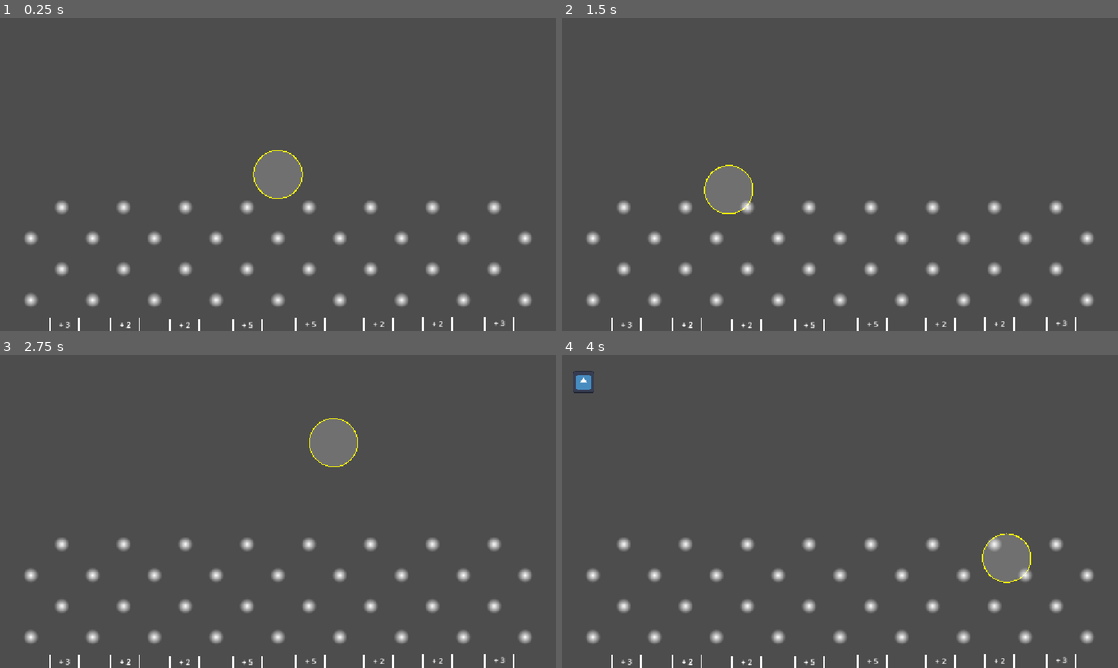
Above: before the commit, frames 1-4 (two rows, left to right).
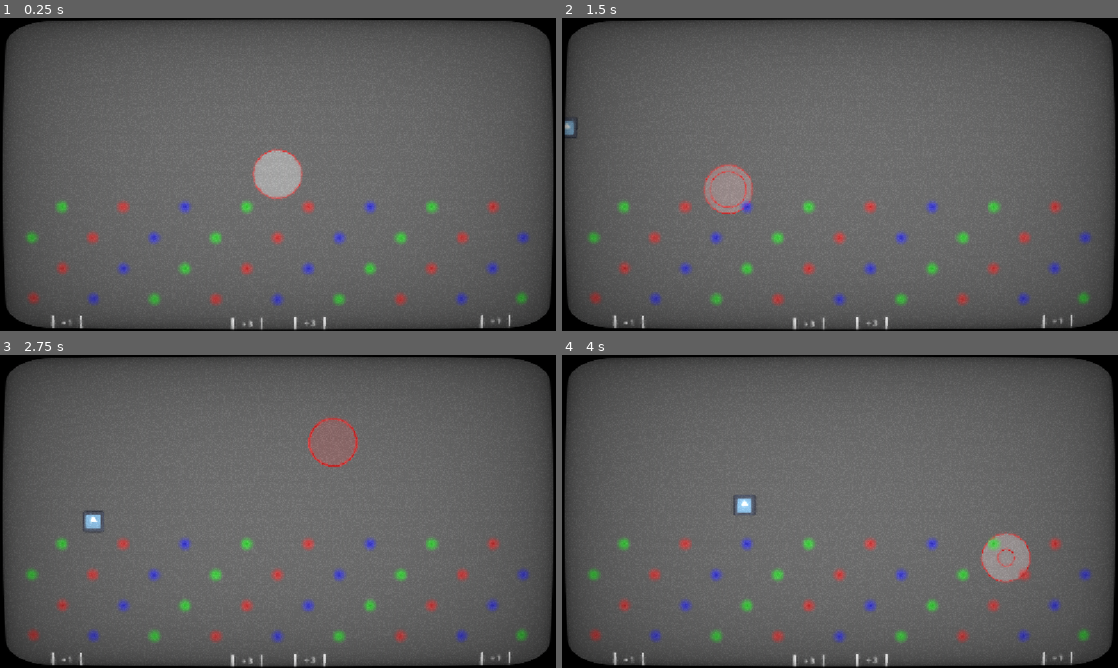
Above: after the commit, the same moments.

Repository: Evelyn-Hill/gravity-pen
Game: Godot game, scene res://scenes/core/main.tscn
Same seed, same stepped clock (60 frames per second), same inputs: the game is played once before the commit and once after it. The engine's default icon, where the game draws it, is replaced by a stand-in: a white triangle on a blue panel in a dark square.
Inputs (mouse positions are in pixels of both pictures, inside the frame that each line leads up to):
- Up to frame 1 (0.25 s): no input
- Up to frame 2 (1.5 s): tap Enter at 0.5 s; move the mouse to (962, 158) at 0.52 s; press the mouse at (962, 158) at 0.53 s; move the mouse to (728, 190) at 1.27 s; release the mouse at (728, 190) at 1.28 s; click (728, 190) at 1.35 s
- Up to frame 3 (2.75 s): move the mouse to (333, 442) at 2.02 s; press the mouse at (333, 442) at 2.03 s
- Up to frame 4 (4 s): move the mouse to (812, 574) at 2.77 s; release the mouse at (812, 574) at 2.78 s; click (812, 574) at 2.85 s; move the mouse to (1006, 558) at 3.52 s; press the mouse at (1006, 558) at 3.53 s

The runs differ from the first frame. In frame 1, 41% of the frame differs, in the area x 0-100%, y 0-100%; in frame 2, 41%; in frame 3, 41%; in frame 4, 42%.

Commit message:
More progress i forget

Diff:
--- a/scenes/core/main.tscn
+++ b/scenes/core/main.tscn
@@ -1,9 +1,34 @@
-[gd_scene load_steps=5 format=3 uid="uid://dpio6p7g4fwp3"]
+[gd_scene load_steps=7 format=3 uid="uid://dpio6p7g4fwp3"]
 
 [ext_resource type="Script" uid="uid://bpq4s08bnspwu" path="res://src/core/main.gd" id="1_2dmjg"]
 [ext_resource type="Script" uid="uid://bknco5ltjlr61" path="res://src/gameplay/PenTool.gd" id="2_b6u03"]
 [ext_resource type="PackedScene" uid="uid://cdipnnmm26ws3" path="res://scenes/gameplay/aliens/alien.tscn" id="3_ebys2"]
 [ext_resource type="PackedScene" uid="uid://nkbmpwpbnoft" path="res://scenes/gameplay/plinko/plinko.tscn" id="4_b6u03"]
+[ext_resource type="Shader" uid="uid://c3uds5hq2y078" path="res://src/shaders/CRT.gdshader" id="5_ebys2"]
+
+[sub_resource type="ShaderMaterial" id="ShaderMaterial_jvmw0"]
+shader = ExtResource("5_ebys2")
+shader_parameter/overlay = false
+shader_parameter/scanlines_opacity = 0.02000000095
+shader_parameter/scanlines_width = 0.0
+shader_parameter/grille_opacity = 0.010000000475
+shader_parameter/resolution = Vector2(640, 480)
+shader_parameter/pixelate = true
+shader_parameter/roll = true
+shader_parameter/roll_speed = 2.0
+shader_parameter/roll_size = 0.010000000475
+shader_parameter/roll_variation = 1.2620000566851202
+shader_parameter/distort_intensity = 0.02000000095
+shader_parameter/noise_opacity = 0.0
+shader_parameter/noise_speed = 5.0
+shader_parameter/static_noise_intensity = 0.050000002375
+shader_parameter/aberration = 4.7499999933364734e-08
+shader_parameter/brightness = 1.31
+shader_parameter/discolor = true
+shader_parameter/warp_amount = 0.102000004845
+shader_parameter/clip_warp = false
+shader_parameter/vignette_intensity = 0.26
+shader_parameter/vignette_opacity = 0.53200002527
 
 [node name="main" type="Node2D"]
 script = ExtResource("1_2dmjg")
@@ -17,3 +42,14 @@
 position = Vector2(-722, -195)
 
 [node name="Plinko" parent="." instance=ExtResource("4_b6u03")]
+
+[node name="CanvasLayer" type="CanvasLayer" parent="."]
+
+[node name="ColorRect" type="ColorRect" parent="CanvasLayer"]
+material = SubResource("ShaderMaterial_jvmw0")
+anchors_preset = 15
+anchor_right = 1.0
+anchor_bottom = 1.0
+grow_horizontal = 2
+grow_vertical = 2
+mouse_filter = 2
--- a/scenes/gameplay/plinko/plinko.tscn
+++ b/scenes/gameplay/plinko/plinko.tscn
@@ -23,31 +23,16 @@
 
 [node name="PlinkoGoal2" parent="." instance=ExtResource("2_3v5wk")]
 position = Vector2(-443, 329)
-reward = 3
-
-[node name="PlinkoGoal4" parent="." instance=ExtResource("2_3v5wk")]
-position = Vector2(-317, 329)
-
-[node name="PlinkoGoal8" parent="." instance=ExtResource("2_3v5wk")]
-position = Vector2(-317, 329)
-
-[node name="PlinkoGoal3" parent="." instance=ExtResource("2_3v5wk")]
-position = Vector2(-194, 330)
+reward = 1
 
 [node name="PlinkoGoal7" parent="." instance=ExtResource("2_3v5wk")]
 position = Vector2(-64, 330)
-reward = 5
+reward = 3
 
 [node name="PlinkoGoal9" parent="." instance=ExtResource("2_3v5wk")]
 position = Vector2(67, 328)
-reward = 5
+reward = 3
 
 [node name="PlinkoGoal5" parent="." instance=ExtResource("2_3v5wk")]
 position = Vector2(458, 326)
-reward = 3
-
-[node name="PlinkoGoal6" parent="." instance=ExtResource("2_3v5wk")]
-position = Vector2(208, 328)
-
-[node name="PlinkoGoal10" parent="." instance=ExtResource("2_3v5wk")]
-position = Vector2(330, 327)
+reward = 1
--- a/src/gameplay/PenTool.gd
+++ b/src/gameplay/PenTool.gd
@@ -10,11 +10,17 @@
 
 var selection_frames : Array[Array]
 
+var circle_color : Color = Color(1, 1, 1, 0.2)
+
+var arc_inside_color: Color = Color(1, 0, 0, 1)
+var inside_radius : float = 0
+
 func _input(event: InputEvent) -> void:
 	if event is InputEventMouseMotion:
 		start_position = event.position - (get_viewport_rect().size * 0.5)
 
 	if event.is_action_pressed("click") and is_selecting == false:
+		animate_cirlce()
 		is_selecting = true
 
 func find_objects_in_circle() -> Array[Node]:
@@ -67,14 +73,33 @@
 		return null
 
 
+func animate_cirlce() -> void:
+	animate_arc(select_time)
+	var tween : Tween = get_tree().create_tween().parallel()
+	tween.tween_property(self, "circle_color", Color(1, 0, 0, 0.2), select_time)
+	tween.finished.connect(func(): circle_color = Color(1, 1, 1, 0.2), CONNECT_ONE_SHOT)
 
+	pass
+
+func animate_arc(time : float) -> void:
+	if time < 0.001:
+		return
+
+	var new_time : float = time / 2
+	var tween2 : Tween = get_tree().create_tween()
+	tween2.tween_property(self, "inside_radius", radius, new_time)
+	tween2.finished.connect(func():
+		inside_radius = 0.0
+		animate_arc(new_time), CONNECT_ONE_SHOT)
 
 func _draw() -> void:
 	var center = start_position
 		# Optional: Draw a translucent, filled circle
-	draw_circle(center, radius, Color(1, 1, 1, 0.2))
-		# Draw a yellow outline
-	draw_arc(center, radius, 0, PI * 2, 64, Color.YELLOW, 2.0)
+	draw_circle(center, radius, circle_color)
+	draw_arc(center, inside_radius, 0, PI * 2, 64, arc_inside_color, 2.0)
+
+	# Draw a yellow outline
+	draw_arc(center, radius, 0, PI * 2, 64, Color.RED, 2.0)
 
 
 func cull_points(packed_array: PackedVector2Array) -> PackedVector2Array:
--- a/src/gameplay/PlinkoBoard.gd
+++ b/src/gameplay/PlinkoBoard.gd
@@ -5,6 +5,13 @@
 const PLINKO_PIECE_SIZE : Vector2 = Vector2(64, 64)
 
 var grid_positions : Array[Vector2]
+
+
+const peg_colors : Array[Color] = [
+	Color.RED,
+	Color.GREEN,
+	Color.BLUE
+]
 
 func _ready() -> void:
 	generate_board()
@@ -29,6 +36,7 @@
 		if i % 2 == 0:
 			var piece = PLINKO_PIECE.instantiate()
 			piece.position = grid_positions[i]
+			piece.modulate = peg_colors[i % peg_colors.size()]
 			add_child(piece)
 
 	#queue_redraw()
--- a/src/gameplay/alien.gd
+++ b/src/gameplay/alien.gd
@@ -8,9 +8,9 @@
 }
 
 # --- Look up tables ---
-const ALIEN_SCORES : Array[int] = [1, 3, 10]
+const ALIEN_SCORES : Array[int] = [1, 3, 5]
 
-const ALIEN_MOVE_SPEED : Array[float] = [50, 50, 125]
+const ALIEN_MOVE_SPEED : Array[float] = [150, 300, 400]
 
 # Contain paths to alien visual scenes.
 const ALIEN_VISUALS : Array[String] = [
@@ -18,10 +18,10 @@
 ]
 
 const amplitudes : Array[float] = [
-	5, 5, 5
+	2, 2, 2
 ]
 const frequencies : Array[float] = [
-	5, 5, 5
+	1, 2, 1
 ]
 
 
--- /dev/null
+++ b/src/shaders/CRT.gdshader
@@ -0,0 +1,174 @@
+shader_type canvas_item;
+
+
+uniform sampler2D SCREEN_TEXTURE : hint_screen_texture, filter_linear_mipmap;
+
+
+uniform bool overlay = false;
+
+uniform float scanlines_opacity : hint_range(0.0, 1.0) = 0.4;
+uniform float scanlines_width : hint_range(0.0, 0.5) = 0.25;
+uniform float grille_opacity : hint_range(0.0, 1.0) = 0.3;
+uniform vec2 resolution = vec2(640.0, 480.0);
+
+uniform bool pixelate = true;
+
+uniform bool roll = true;
+uniform float roll_speed = 8.0;
+uniform float roll_size : hint_range(0.0, 100.0) = 15.0;
+uniform float roll_variation : hint_range(0.1, 5.0) = 1.8;
+uniform float distort_intensity : hint_range(0.0, 0.2) = 0.05;
+
+uniform float noise_opacity : hint_range(0.0, 1.0) = 0.4;
+uniform float noise_speed = 5.0;
+
+uniform float static_noise_intensity : hint_range(0.0, 1.0) = 0.06;
+
+uniform float aberration : hint_range(-1.0, 1.0) = 0.03;
+uniform float brightness = 1.4;
+uniform bool discolor = true;
+
+uniform float warp_amount : hint_range(0.0, 5.0) = 1.0;
+uniform bool clip_warp = false;
+
+uniform float vignette_intensity = 0.4;
+uniform float vignette_opacity : hint_range(0.0, 1.0) = 0.5;
+
+
+
+vec2 random(vec2 uv){
+    uv = vec2(dot(uv, vec2(127.1,311.7)), dot(uv, vec2(269.5,183.3)));
+    return -1.0 + 2.0 * fract(sin(uv) * 43758.5453123);
+}
+
+float noise(vec2 uv) {
+    vec2 uv_index = floor(uv);
+    vec2 uv_fract = fract(uv);
+    vec2 blur = smoothstep(0.0, 1.0, uv_fract);
+
+    return mix(
+        mix(dot(random(uv_index + vec2(0.0,0.0)), uv_fract - vec2(0.0,0.0)),
+            dot(random(uv_index + vec2(1.0,0.0)), uv_fract - vec2(1.0,0.0)), blur.x),
+        mix(dot(random(uv_index + vec2(0.0,1.0)), uv_fract - vec2(0.0,1.0)),
+            dot(random(uv_index + vec2(1.0,1.0)), uv_fract - vec2(1.0,1.0)), blur.x),
+        blur.y
+    ) * 0.5 + 0.5;
+}
+
+vec2 warp(vec2 uv){
+    vec2 delta = uv - 0.5;
+    float delta2 = dot(delta.xy, delta.xy);
+    float delta4 = delta2 * delta2;
+    float delta_offset = delta4 * warp_amount;
+    return uv + delta * delta_offset;
+}
+
+float border (vec2 uv){
+    float radius = min(warp_amount, 0.08);
+    radius = max(min(min(abs(radius * 2.0), abs(1.0)), abs(1.0)), 1e-5);
+    vec2 abs_uv = abs(uv * 2.0 - 1.0) - vec2(1.0, 1.0) + radius;
+    float dist = length(max(vec2(0.0), abs_uv)) / radius;
+    float square = smoothstep(0.96, 1.0, dist);
+    return clamp(1.0 - square, 0.0, 1.0);
+}
+
+float vignette(vec2 uv){
+    uv *= 1.0 - uv.xy;
+    float vignette = uv.x * uv.y * 15.0;
+    return pow(vignette, vignette_intensity * vignette_opacity);
+}
+
+
+void fragment()
+{
+    vec2 uv = overlay ? warp(SCREEN_UV) : warp(UV);
+    vec2 text_uv = uv;
+    vec2 roll_uv = vec2(0.0);
+    float time = roll ? TIME : 0.0;
+
+    if (pixelate){
+        text_uv = ceil(uv * resolution) / resolution;
+    }
+
+    float roll_line = 0.0;
+    if (roll || noise_opacity > 0.0){
+        roll_line = smoothstep(0.3, 0.9, sin(uv.y * roll_size - (time * roll_speed)));
+        roll_line *= roll_line * smoothstep(0.3, 0.9, sin(uv.y * roll_size * roll_variation - (time * roll_speed * roll_variation)));
+        roll_uv = vec2((roll_line * distort_intensity * (1.-UV.x)), 0.0);
+    }
+
+    vec4 text;
+    if (roll){
+        text.r = texture(SCREEN_TEXTURE, text_uv + roll_uv * 0.8 + vec2(aberration, 0.0) * .1).r;
+        text.g = texture(SCREEN_TEXTURE, text_uv + roll_uv * 1.2 - vec2(aberration, 0.0) * .1).g;
+        text.b = texture(SCREEN_TEXTURE, text_uv + roll_uv).b;
+        text.a = 1.0;
+    } else {
+        text.r = texture(SCREEN_TEXTURE, text_uv + vec2(aberration, 0.0) * .1).r;
+        text.g = texture(SCREEN_TEXTURE, text_uv - vec2(aberration, 0.0) * .1).g;
+        text.b = texture(SCREEN_TEXTURE, text_uv).b;
+        text.a = 1.0;
+    }
+
+    float r = text.r;
+    float g = text.g;
+    float b = text.b;
+
+    uv = warp(UV);
+
+    if (grille_opacity > 0.0){
+        float g_r = smoothstep(0.85, 0.95, abs(sin(uv.x * (resolution.x * 3.14159265))));
+        r = mix(r, r * g_r, grille_opacity);
+
+        float g_g = smoothstep(0.85, 0.95, abs(sin(1.05 + uv.x * (resolution.x * 3.14159265))));
+        g = mix(g, g * g_g, grille_opacity);
+
+        float b_b = smoothstep(0.85, 0.95, abs(sin(2.1 + uv.x * (resolution.x * 3.14159265))));
+        b = mix(b, b * b_b, grille_opacity);
+    }
+
+    text.r = clamp(r * brightness, 0.0, 1.0);
+    text.g = clamp(g * brightness, 0.0, 1.0);
+    text.b = clamp(b * brightness, 0.0, 1.0);
+
+    float scanlines = 0.5;
+    if (scanlines_opacity > 0.0){
+        scanlines = smoothstep(scanlines_width, scanlines_width + 0.5, abs(sin(uv.y * (resolution.y * 3.14159265))));
+        text.rgb = mix(text.rgb, text.rgb * vec3(scanlines), scanlines_opacity);
+    }
+
+    if (noise_opacity > 0.0){
+        float n = smoothstep(0.4, 0.5, noise(uv * vec2(2.0, 200.0) + vec2(10.0, (TIME * (noise_speed)))));
+        roll_line *= n * scanlines * clamp(random((ceil(uv * resolution) / resolution) + vec2(TIME * 0.8, 0.0)).x + 0.8, 0.0, 1.0);
+        text.rgb = clamp(mix(text.rgb, text.rgb + roll_line, noise_opacity), vec3(0.0), vec3(1.0));
+    }
+
+    if (static_noise_intensity > 0.0){
+        text.rgb += clamp(random((ceil(uv * resolution) / resolution) + fract(TIME)).x, 0.0, 1.0) * static_noise_intensity;
+    }
+
+    text.rgb *= border(uv);
+    text.rgb *= vignette(uv);
+
+    if (clip_warp){
+        text.a = border(uv);
+    }
+
+    if (discolor){
+        float saturation = 0.5;
+        float contrast = 1.2;
+        vec3 greyscale = vec3(text.r + text.g + text.b) / 3.;
+        text.rgb = mix(text.rgb, greyscale, saturation);
+
+        float midpoint = pow(0.5, 2.2);
+        text.rgb = (text.rgb - vec3(midpoint)) * contrast + midpoint;
+    }
+
+    COLOR = text;
+}
+
+
+//void light() {
+//	// Called for every pixel for every light affecting the material.
+//	// Uncomment to replace the default light processing function with this one.
+//}
Not shown, added: src/shaders/CRT.gdshader.uid
